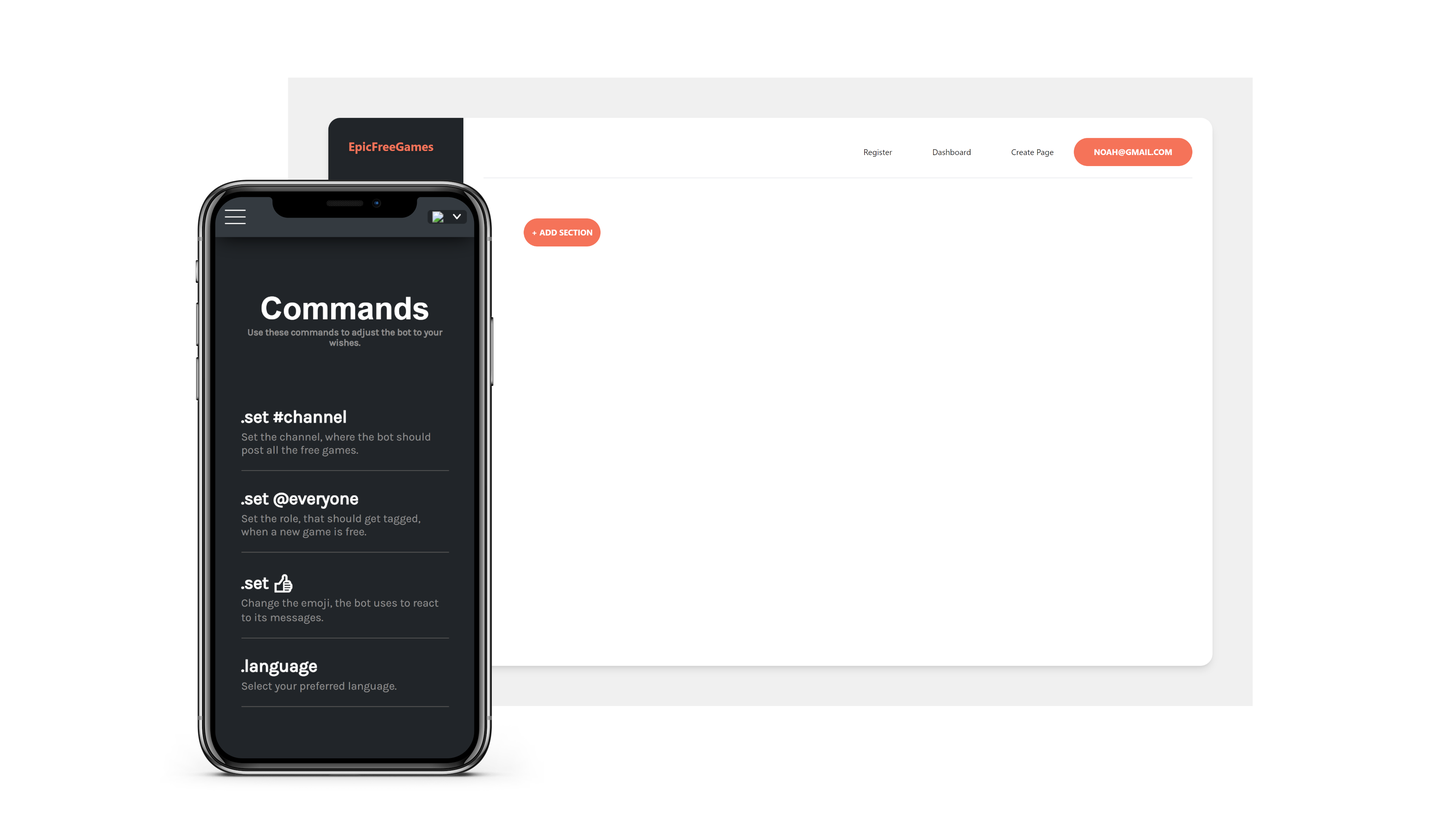
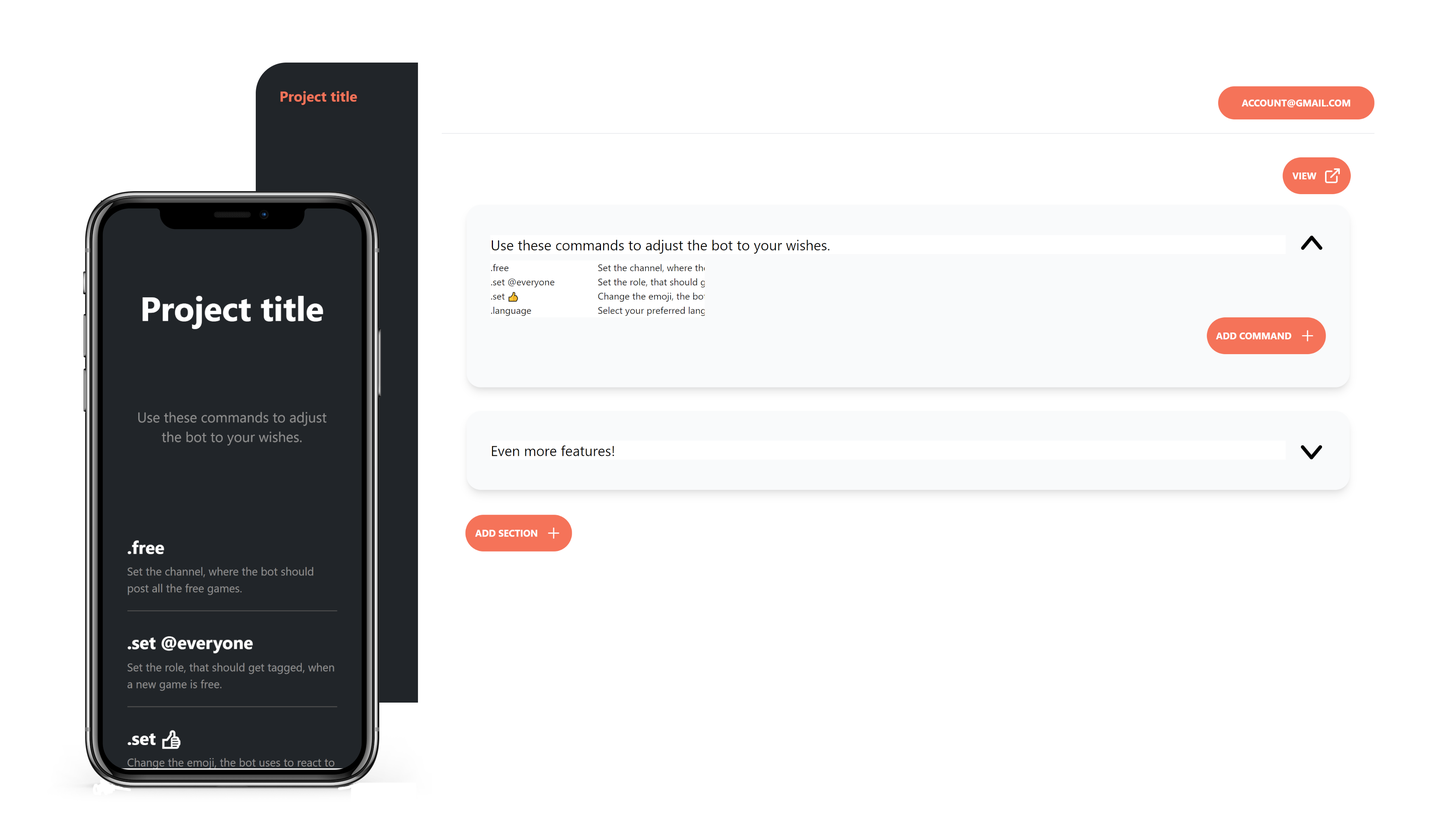
Layer changes from the first (1455, 819) image to the second:
painted on "5cb0633d80f2cf201a4c3253.png" over (57, 179, 545, 799)
removed layer "www.epicfreegames.net_commands(iPhone X) (1).png" over (215, 196, 475, 759)
removed layer "localhost_3000_dashboard_epicfreegames.png" over (288, 77, 1253, 706)
added layer "localhost_3000_page_epicfreegames(iPhone X) (1).png" above "localhost_3000_dashboard_epicfreegames (8).png" over (100, 200, 364, 769)
added layer "localhost_3000_dashboard_epicfreegames (8).png" above "Ebene" over (255, 62, 1375, 703)
